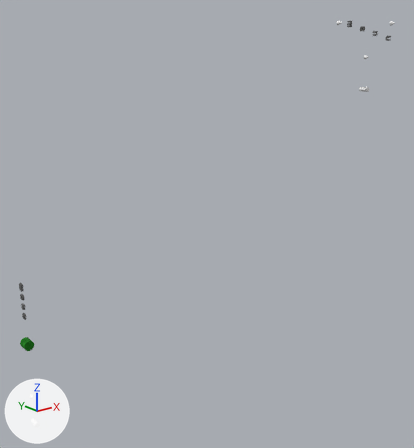
What one commit did to the glTF model menu.glb.
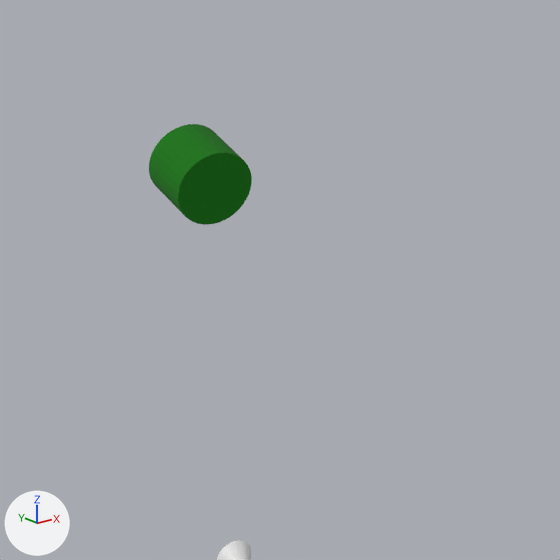
The first picture shows the older version from a 50 mm lens placed at (-20.5, -52.9, 39.9), pointed at (15.3, -8.1, 21.9). The close-ups show both versions on the part from 0% to 18% of the width and 72% to 89% of the height of that picture; other places that the commit changed are outside them. Arrows for +X, +Y and +Z are at lower left; the lights stay in place. Objects named as collision shapes, trigger or cutter boxes, shadow casters or lower levels of detail are left out.

The scene before the commit, as lines of its bpy script (objects in view):
```python
me_cylinder = bpy.data.meshes.new('Cylinder')
me_cylinder.from_pydata(...)  # a 32-sided cylinder along y spanning x -0.5..0.5, y -0.5..0.5, z -0.5..0.5
me_cylinder.materials.append(mat_default_004)  # picture img_screen
ob_cylinder = bpy.data.objects.new('Cylinder', me_cylinder)
ob_cylinder.location = (-3.0, -3.0, 12.0)
```
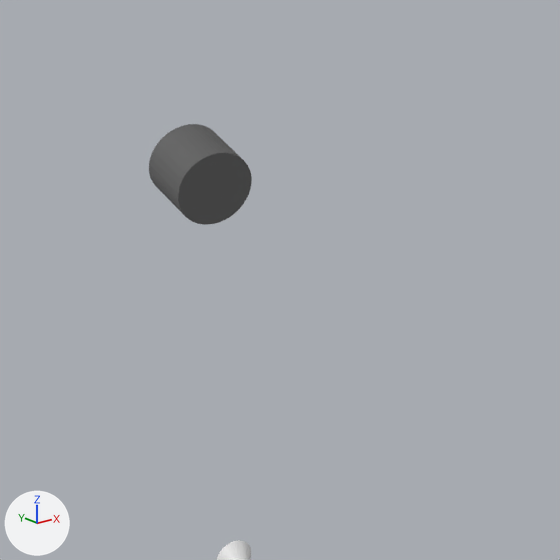
Location of each change, [x1, y1, x2, y2] in pixels of the close-ups (560 x 560 px):
'Cylinder', recoloured (green to grey): [149, 124, 252, 225] in both

The change in detail:
me_cylinder has 64 vertices, 124 faces and spans x -0.5..0.5, y -0.5..0.5, z -0.5..0.5.
me_cylinder no longer uses material mat_default_004 (picture img_screen).
me_cylinder now uses material mat_material (picture img_smoke).
